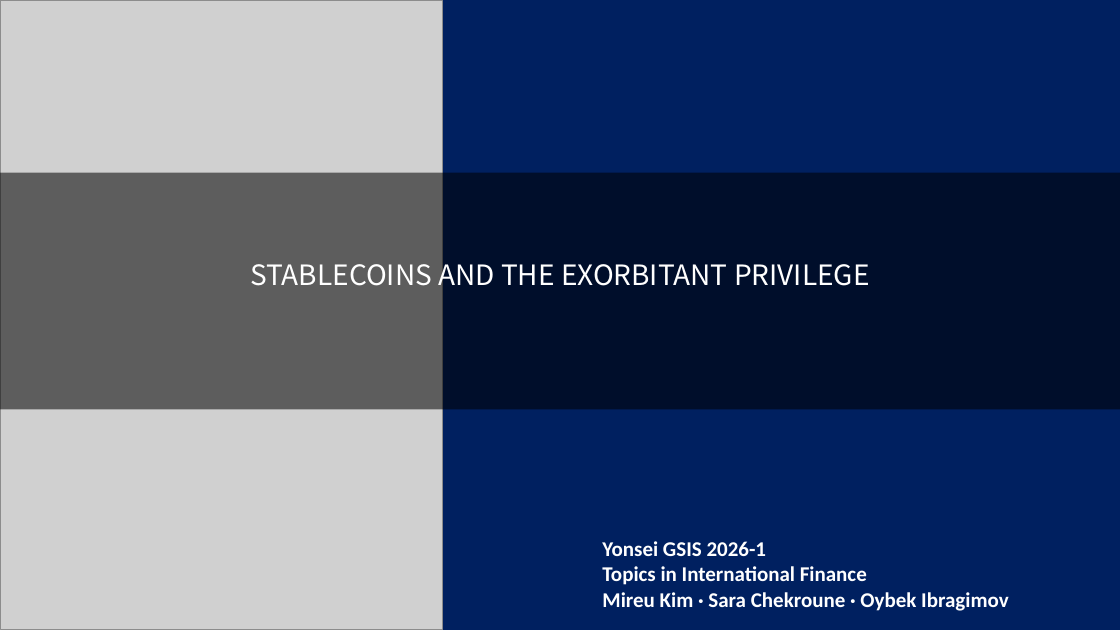
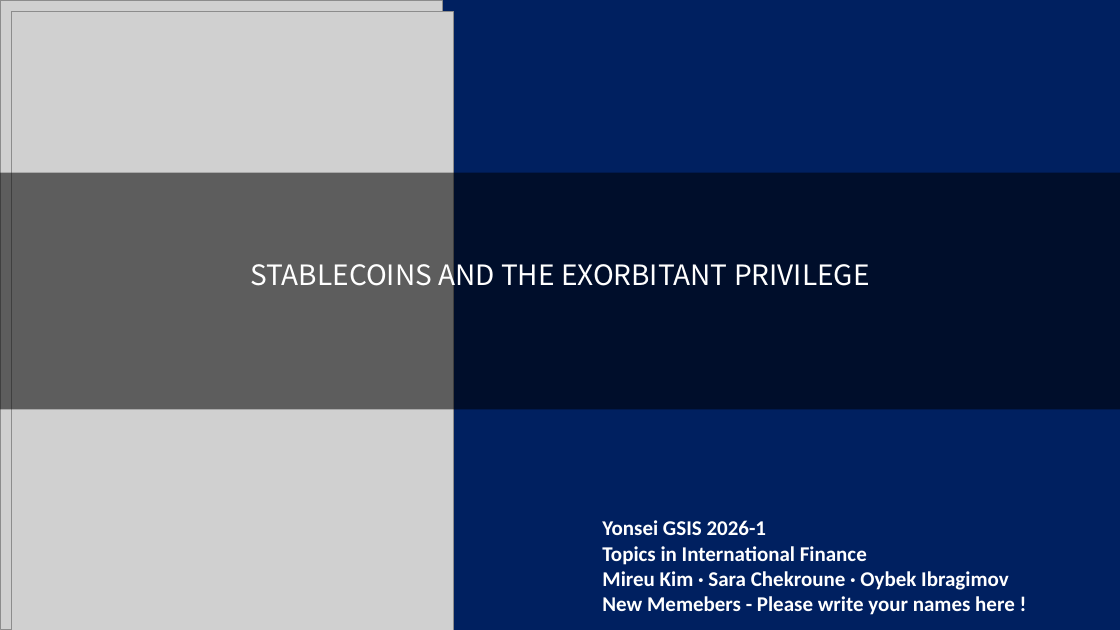
Before and after one commit to kimmireu0921/Stablecoins-and-the-Exorbitant-Privilege, a slide deck: slide 1 of presentations/0519_Stablecoin_Exorbitant_Privilege.pptx. Drawn at 1120x630 pixels with LibreOffice and Linux fonts; fonts in the diff are those of the drawing; grey boxes stand for pictures. Boxes give left, top, right and bottom in pixels: in the first picture for what was removed or moved away, otherwise in the second. Text is boxed around its words. In the diff, an @@ line names an element or a change of style, - is before the commit and + after.

```diff
--- a/presentations/0519_Stablecoin_Exorbitant_Privilege.pptx
+++ b/presentations/0519_Stablecoin_Exorbitant_Privilege.pptx
@@ picture added at [12,12,454,630] @@
@@ text "Yonsei GSIS 2026-1": place and size @@
-text "Yonsei GSIS 2026-1" at [602,541,1009,611]
+text "Yonsei GSIS 2026-1" at [602,520,1015,615]
@@ text at [602,571,1015,615]: text changed @@
-Mireu Kim · Sara Chekroune · Oybek Ibragimov
+Mireu Kim · Sara Chekroune · Oybek Ibragimov
+New Memebers - Please write your names here !
```
Also in this commit, not shown: 2 other slides changed, 2 slides added.
